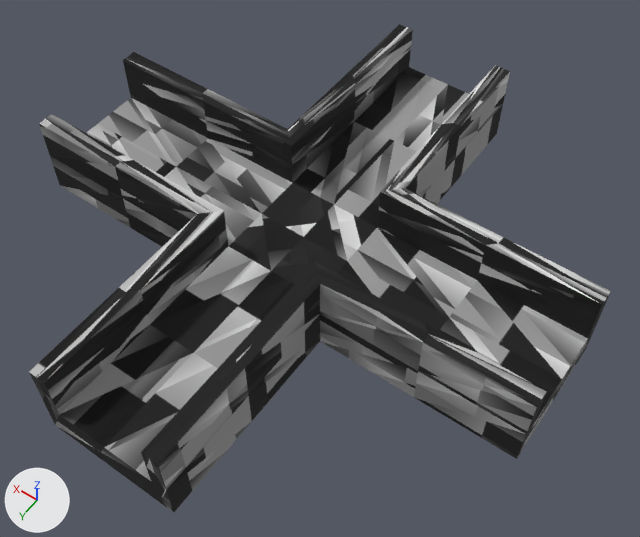
Before and after pictures for a commit that changed the OBJ model resources/shape-0.obj.
Rendered twice from a 50 mm camera at (-0.61, 0.804, 1.231) aimed at (-0.053, 0.024, 0.005). Lighting does not change. The marker at lower left points along +X, +Y and +Z. Where no turn or scale is listed for an object, it has been applied to the vertices.

Objects in the first picture: 'shape-0'.
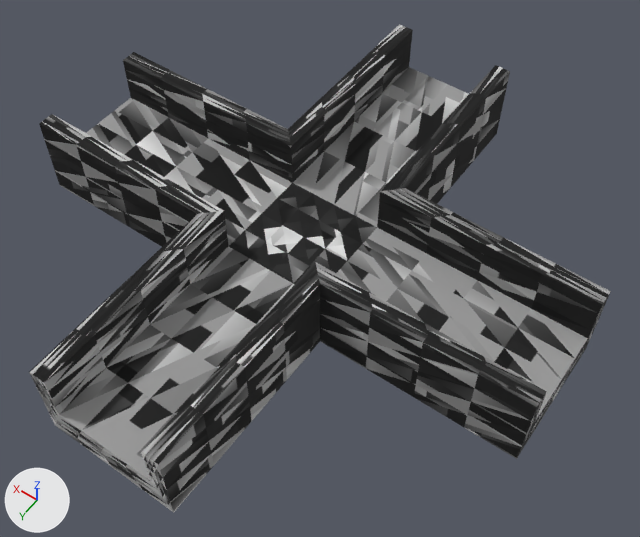
Boxes (x1, y1, x2, y2) around the edits, measured in the pictures (640 x 537 px):
part 1 of me_shape_0, added
    after: (29, 24, 611, 513)

The change, as a list of edits to the scene's bpy script:
```text
Change me_shape_0:
    used by ob_shape_0; location = (0.0, 0.0, 0.0)
    remove me_shape_0.from_pydata(...)  # 186 vertices, 368 faces; spans x -0.5..0.5, y -0.5..0.5, z -0.038..0.125
    add me_shape_0.from_pydata(...)  # 738 vertices, 1472 faces; spans x -0.5..0.5, y -0.5..0.5, z -0.038..0.125
    me_shape_0 part 1: 552 vertices added at x -0.5..0.5, y -0.5..0.5, z -0.038..0.125
```
